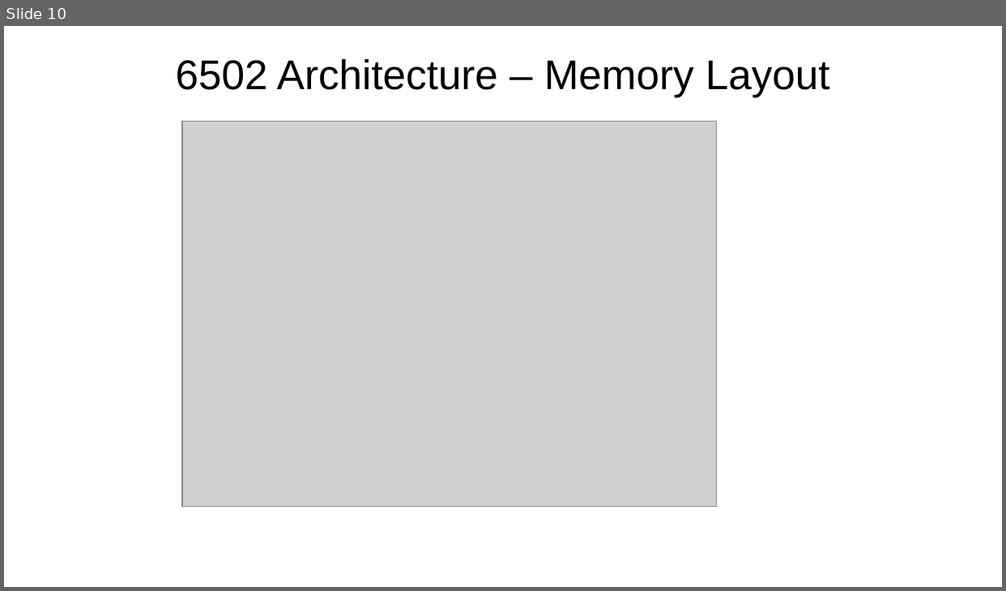
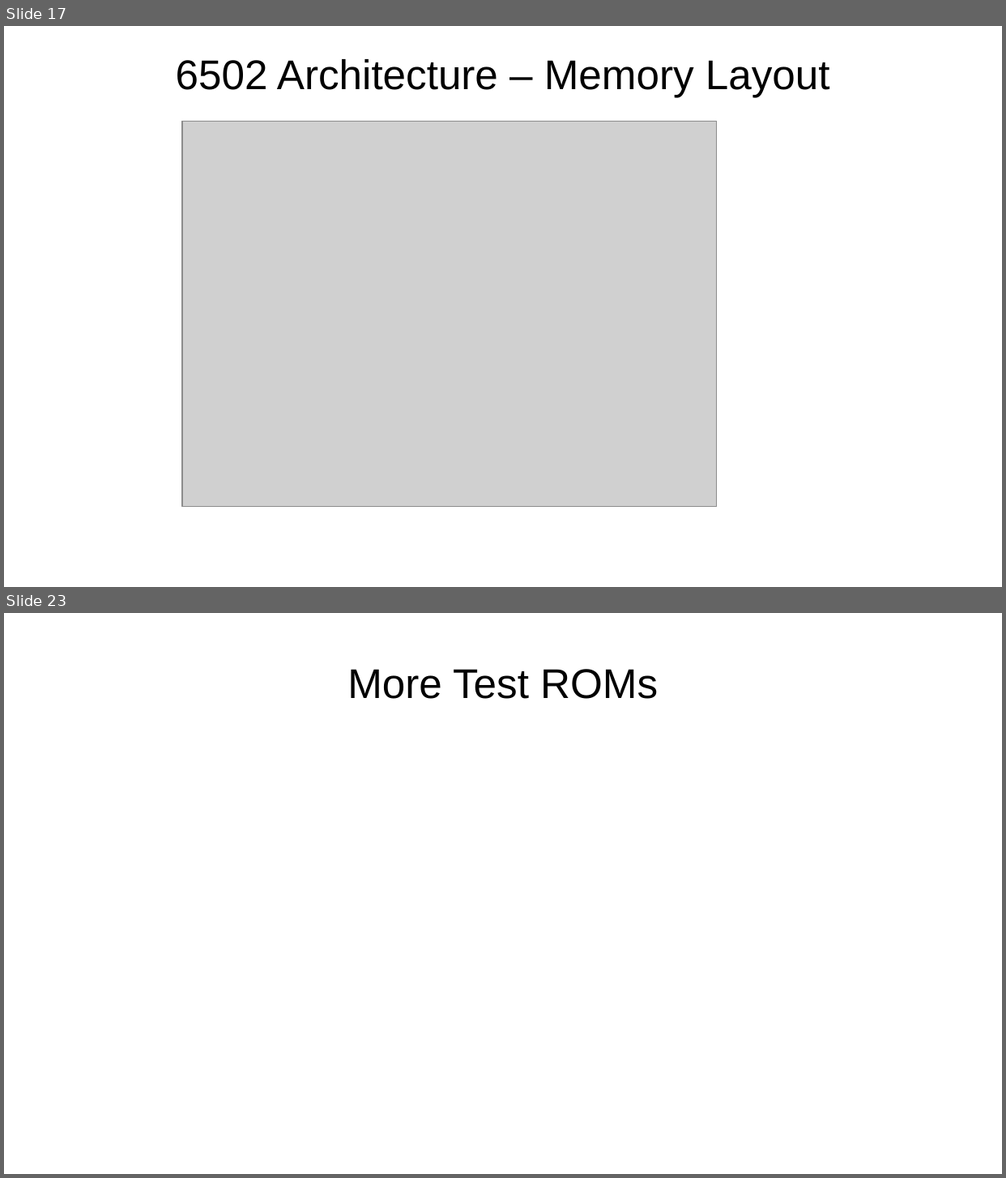
Before and after one commit to RevsRev/nes, a slide deck: tech-talk/NES emulator.odp. Shown one above the other, each under a label of ours: slide 10 before the commit, slides 17 and 23 after it; the slides between them are not shown. The pictures are 1006x591 and 1006x1178 pixels, drawn with LibreOffice and Linux fonts; fonts in the diff are those of the drawing; grey boxes stand for pictures; background and template pictures are left out. Boxes give left, top, right and bottom in pixels: in the first picture for what was removed or moved away, otherwise in the second. Text is boxed around its words. In the diff, an @@ line names an element or a change of style, - is before the commit and + after.

```diff
--- a/tech-talk/NES emulator.odp
+++ b/tech-talk/NES emulator.odp
@@ slide 23 added at [4,613,1002,1174], background picture (left out) @@
@@ title added at [347,669,658,699], 33 pt, text #000000 @@
+More Test ROMs
@@ what was slide 10 is now slide 17 @@
```
Also in this commit, not shown: 2 slides changed, 13 other slides added, 9 other files.
